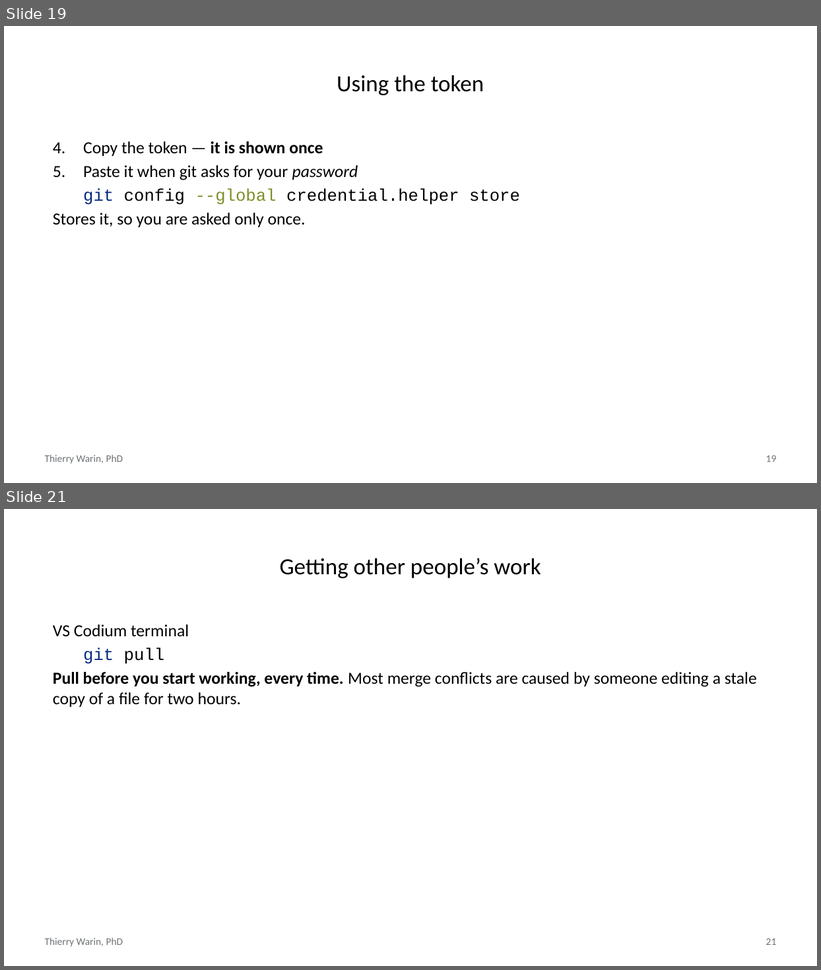
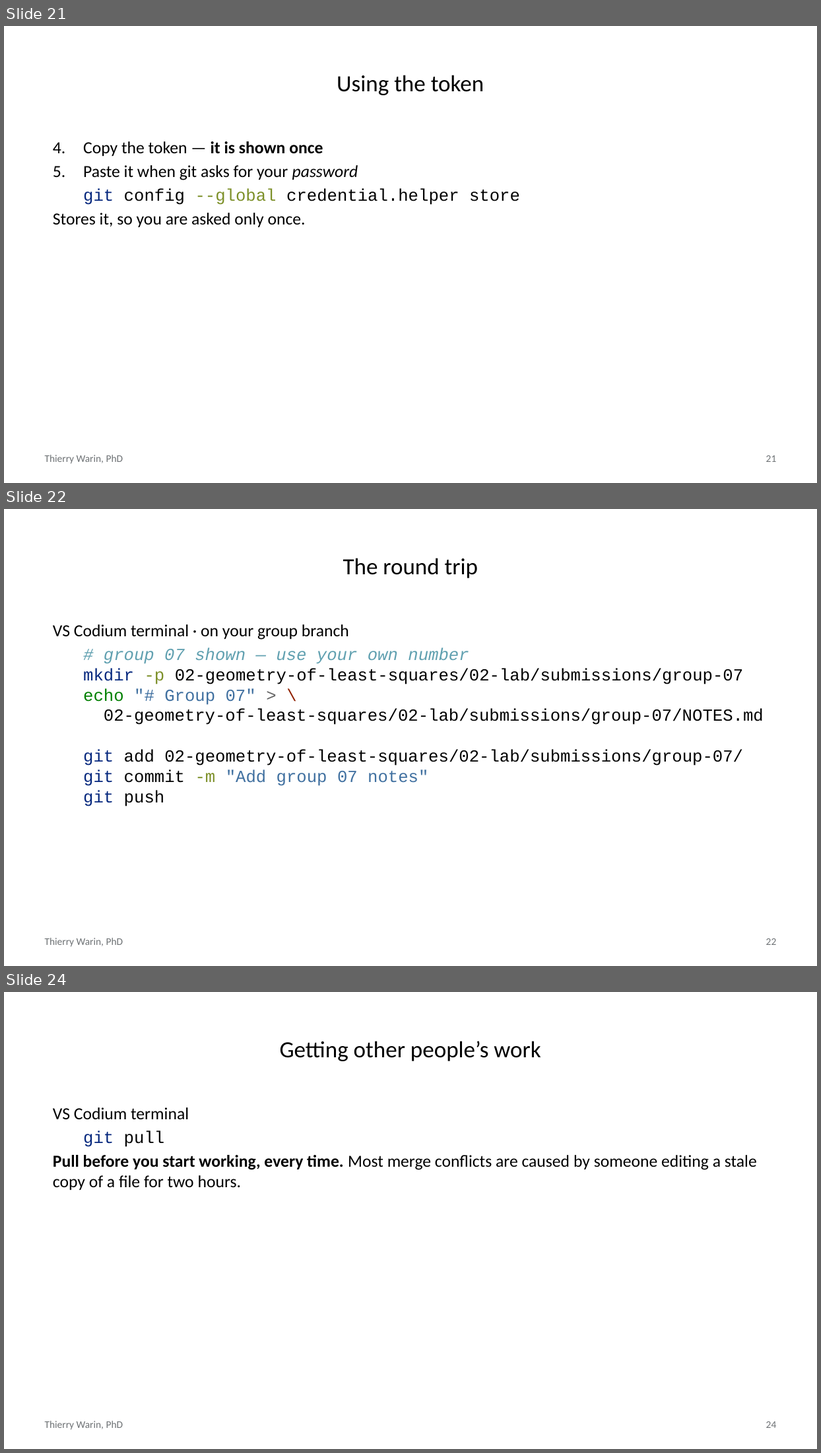
Before and after one commit to warint/quantitative-methods, a slide deck: 02-geometry-of-least-squares/00-pre-session/slides-github-and-teamwork.pptx. Shown one above the other, each under a label of ours: slides 19 and 21 before the commit, slides 21, 22 and 24 after it; the slides between them are not shown. The pictures are 821x970 and 821x1453 pixels, drawn with LibreOffice and Linux fonts; fonts in the diff are those of the drawing. Boxes give left, top, right and bottom in pixels: in the first picture for what was removed or moved away, otherwise in the second. Text is boxed around its words. In the diff, an @@ line names an element or a change of style, - is before the commit and + after.

```diff
--- a/02-geometry-of-least-squares/00-pre-session/slides-github-and-teamwork.pptx
+++ b/02-geometry-of-least-squares/00-pre-session/slides-github-and-teamwork.pptx
@@ slide 22 added at (x1=4, y1=509, x2=817, y2=966), background #FFFFFF; not listed: 2 template elements that a slide beside it also shows @@
@@ title added at (x1=343, y1=558, x2=478, y2=578), 20.5 pt, text #000000 @@
+The round trip
@@ text added at (x1=53, y1=625, x2=764, y2=807), 15 pt, text #000000 @@
+VS Codium terminal · on your group branch
+# group 07 shown — use your own number
+mkdir -p 02-geometry-of-least-squares/02-lab/submissions/group-07
+echo "# Group 07" > \
+02-geometry-of-least-squares/02-lab/submissions/group-07/NOTES.md
+git add 02-geometry-of-least-squares/02-lab/submissions/group-07/
+git commit -m "Add group 07 notes"
+git push
@@ what was slide 19 is now slide 21 @@
@@ page number at (x1=766, y1=456, x2=777, y2=462): text changed @@
-19
+21
@@ what was slide 21 is now slide 24 @@
@@ page number at (x1=766, y1=1422, x2=777, y2=1428): text changed @@
-21
+24
```
Also in this commit, not shown: 6 slides changed, 2 other slides added, 4 other files.
